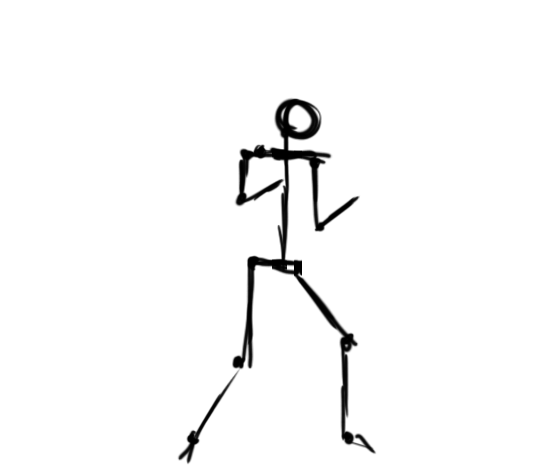
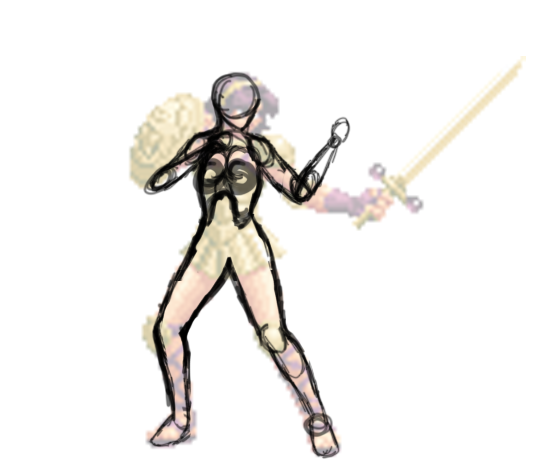
Layered file, before and after one edit (540x470). Changes by layer:
added layer "Layer 3 copy 2" above "Layer 3 copy" over box(142, 71, 351, 460)
hid "Layer 2", painted on it over box(148, 74, 377, 465)
showed "Layer 1", painted on it over box(128, 56, 526, 465)
